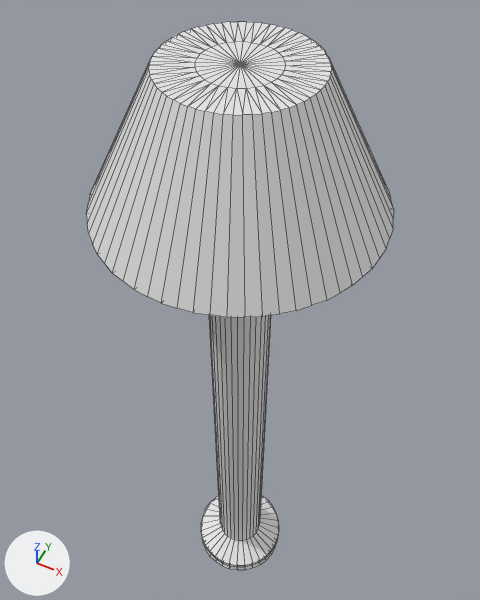
Before and after pictures for a commit that changed the Blender file Blender/lantaarnpaalgoede.blend.
Rendered twice from a 50 mm lens placed at (1.57, -3.14, 8.45), pointed at (-0.27, 0.54, 3.84). The axes (+X, +Y, +Z) are drawn at lower left. The lights are the same throughout. Mesh edges are drawn as thin lines.
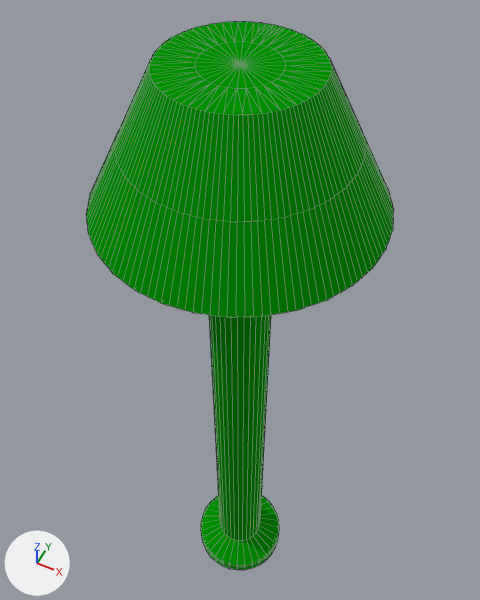
Where the change shows, as pixel boxes [x1, y1, x2, y2] in the pictures (480 x 600 px):
part 1 of me_circle, added (green)
    after: [86, 22, 394, 317]
part 2 of me_circle, recoloured (grey to green)
    both: [150, 24, 328, 570]

The change in detail:
Material 'Material' (mat_material) is new.
Its base color is (0.0, 0.288, 0.000265) (green #009201).
me_circle is used by ob_circle; location (0.0, 0.0, 0.0).
me_circle had 386 vertices, 448 faces and spanned x -1.03..1.03, y -1.03..1.03, z 0.07..6.53.
me_circle now has 647 vertices, 651 faces and spans x -1.03..1.03, y -1.03..1.03, z 0.07..6.53.
me_circle part 1: 261 vertices added at x -1.03..1.03, y -1.03..1.03, z 5.53..6.53.
me_circle part 2: 286 faces spanning x -0.51..0.51, y -0.51..0.5, z 0.07..6.53 switch from no material to mat_material (green #009201).
